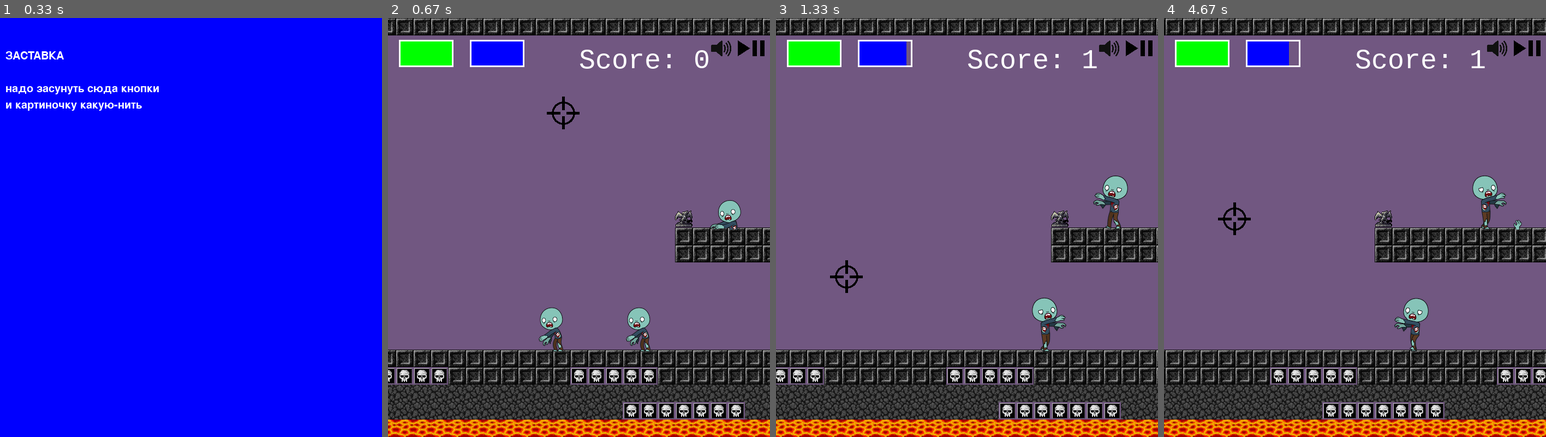
Above: before the commit, frames 1-4 (left to right).
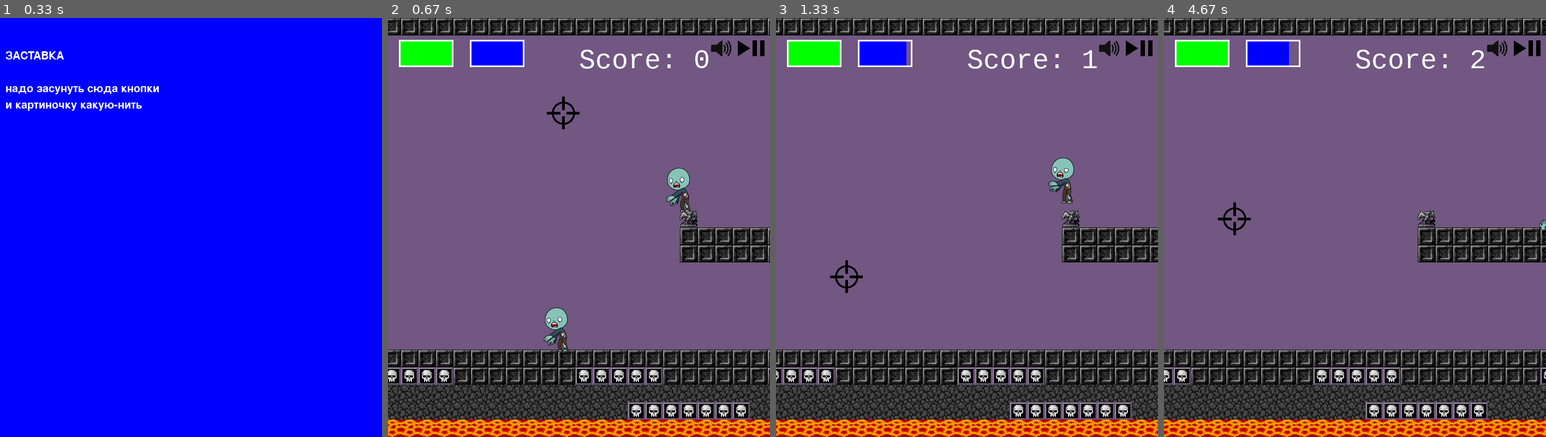
Above: after the commit, the same moments.

Repository: bezvershenko/YandexLyceymPyGame
Game: pygame game, started from test.py
Two runs of this game, one before a commit and one after it. Both use one fixed random seed, a clock stepped at 60 frames per second and the inputs below.
Inputs (mouse positions are in pixels of both pictures, inside the frame that each line leads up to):
- Up to frame 1 (0.33 s): no input
- Up to frame 2 (0.67 s): press the mouse at (750, 47) at 0.37 s; move the mouse to (655, 80) at 0.47 s; release the mouse at (563, 114) at 0.6 s
- Up to frame 3 (1.33 s): click (944, 319) at 0.72 s; press the mouse at (1138, 47) at 1.03 s; move the mouse to (993, 160) at 1.13 s; release the mouse at (844, 277) at 1.27 s
- Up to frame 4 (4.67 s): press the mouse at (1526, 47) at 1.37 s; move the mouse to (1374, 118) at 1.47 s; release the mouse at (1225, 185) at 1.6 s; press the mouse at (1526, 47) at 1.7 s; move the mouse to (1370, 131) at 1.8 s; release the mouse at (1213, 214) at 1.93 s; press the mouse at (1496, 47) at 2.03 s; move the mouse to (1496, 59) at 2.13 s; release the mouse at (1496, 68) at 2.27 s; press the mouse at (1526, 47) at 2.37 s; move the mouse to (1431, 59) at 2.47 s; release the mouse at (1335, 72) at 2.6 s; press the mouse at (1545, 206) at 2.7 s; move the mouse to (1431, 235) at 2.8 s; release the mouse at (1320, 269) at 2.93 s; press the mouse at (1542, 206) at 3.03 s; move the mouse to (1461, 206) at 3.13 s; release the mouse at (1385, 202) at 3.27 s; press the mouse at (1526, 47) at 3.37 s; move the mouse to (1400, 147) at 3.47 s; release the mouse at (1274, 244) at 3.6 s; press the mouse at (1496, 47) at 3.7 s; move the mouse to (1366, 80) at 3.8 s; release the mouse at (1236, 110) at 3.93 s; press the mouse at (1526, 47) at 4.03 s; move the mouse to (1454, 68) at 4.13 s; release the mouse at (1381, 93) at 4.27 s; press the mouse at (1423, 181) at 4.37 s; move the mouse to (1328, 198) at 4.47 s; release the mouse at (1232, 219) at 4.6 s

Frame 1 is identical in both runs. In frame 2, 17% of the frame differs, in the area x 0-100%, y 0-100%; in frame 3, 18%; in frame 4, 20%.

Commit message:
подписал изменение скоростей
Signed-off-by: vasilmao <vasezs@inbox.ru>

Diff:
--- a/test.py
+++ b/test.py
@@ -46,6 +46,9 @@
         self.rep = False
         self.x = 0
         spawn_z(all_sprites)
+        global cam_speed
+        if cam_speed < 4:
+            cam_speed += 1
 
 
 class GUI:
@@ -368,11 +371,14 @@
 
 
 def spawn_z(all_sprites):
-    for i in range(10, len(main_arr[0]), 5):
+    global frequency
+    for i in range(10, len(main_arr[0]), int(frequency)):
         y = find_zy(i)
         if y is None:
             continue
         gui.add_element(Zombie(i, y, all_sprites))
+    if frequency > 3:
+        frequency -= 0.5
 
 
 def find_y(d):
@@ -406,6 +412,9 @@
 buttons.add(pause)
 buttons.add(mute)
 pygame.mixer.init()
+
+cam_speed = 1
+frequency = 7
 
 all_sprites = pygame.sprite.Group()
 spawn_z(all_sprites)
@@ -456,7 +465,7 @@
 
     pygame.mouse.set_visible(False)
     if not pause.pause:
-        gui.move_cam(2)
+        gui.move_cam(cam_speed)
         gui.move()
         gui.update()
     gui.render(screen)
